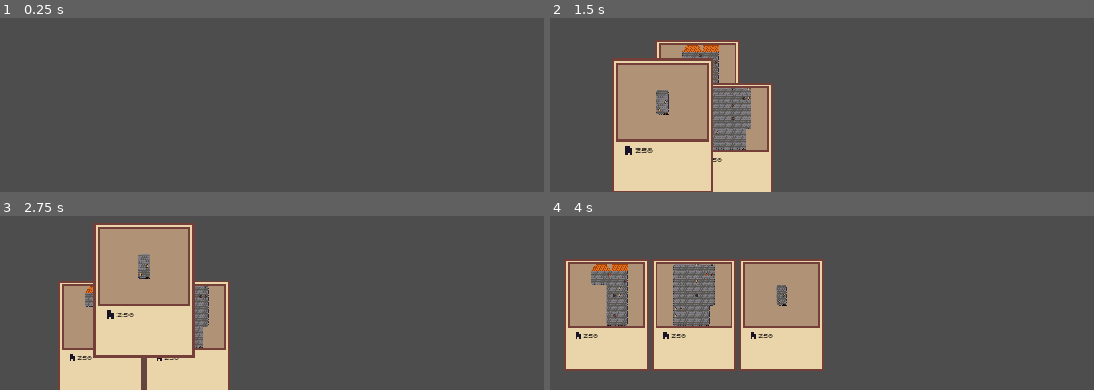
Above: before the commit, frames 1-4 (two rows, left to right).
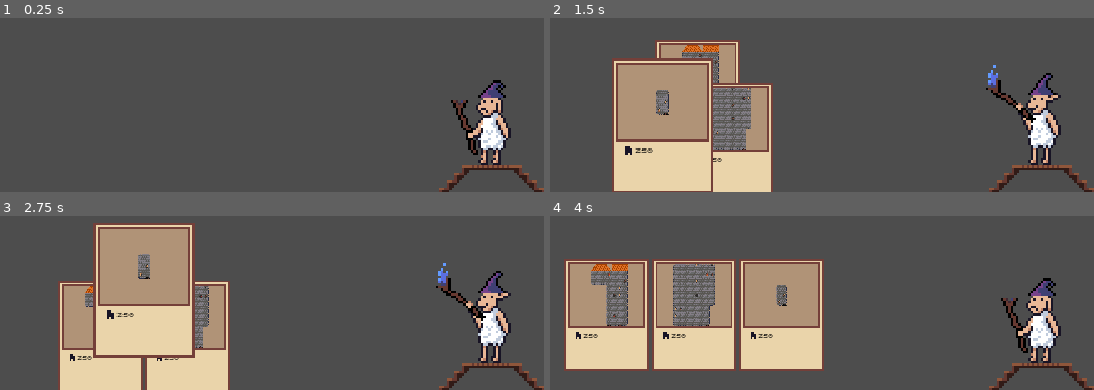
Above: after the commit, the same moments.

Repository: panorb/ludum-dare-54
Game: Godot game, scene res://game/cards/card_hand.tscn
Same seed, same stepped clock (60 frames per second), same inputs: the game is played once before the commit and once after it. This scene is started directly instead of the project's main scene.
Inputs (mouse positions are in pixels of both pictures, inside the frame that each line leads up to):
- Up to frame 1 (0.25 s): no input
- Up to frame 2 (1.5 s): tap Enter (close_letter) at 0.5 s; drag from (609, 122) to (outside the picture) at 0.52 s; drag from (647, 138) to (653, 56) at 1.27 s
- Up to frame 3 (2.75 s): move the mouse to (97, 336) at 2.02 s; tap Mouse wheel down (camera_wheel_down) at 2.1 s; click (97, 336) at 2.17 s
- Up to frame 4 (4 s): drag from (653, 254) to (outside the picture) at 2.77 s; move the mouse to (936, 231) at 3.52 s; hold Enter (close_letter) from 3.53 s (still down); click (936, 231) at 3.67 s

The runs differ from the first frame. In frame 1, 3.4% of the frame differs, in the area x 80-100%, y 35-100%; in frame 2, 3.5%, in the area x 80-100%, y 27-100%; in frame 3, 3.5%; in frame 4, 3.4%.

Commit message:
Added card wizard into corner

Diff:
--- a/godot/game/cards/card_hand.gd
+++ b/godot/game/cards/card_hand.gd
@@ -6,6 +6,8 @@
 @export_range(1, 6) var card_num : int = 3
 @export_range(5, 75) var card_spacing : int = 5
 @export_range(-150, 75) var y_offset : int = -120
+
+@onready var card_wizard = $CardWizard
 
 var hand_cards : Array[Card] = []
 var held_card : Card = null
@@ -71,14 +73,18 @@
 	if held_card:
 		held_card.deselect()
 		if held_card == card:
+			card_wizard.deactivate()
 			held_card = null
 			hand_cards.append(card)
 		else:
+			card.select()
+			card_wizard.activate()
 			hand_cards = hand_cards.filter(func(elem : Card): return elem.name != card.name)
 			hand_cards.append(held_card)
 			held_card = card
 	else:
 		card.select()
+		card_wizard.activate()
 		hand_cards = hand_cards.filter(func(elem : Card): return elem.name != card.name)
 		held_card = card
 
--- a/godot/game/cards/card_hand.tscn
+++ b/godot/game/cards/card_hand.tscn
@@ -1,6 +1,11 @@
-[gd_scene load_steps=2 format=3 uid="uid://nr04eptwcnd5"]
+[gd_scene load_steps=3 format=3 uid="uid://nr04eptwcnd5"]
 
 [ext_resource type="Script" path="res://game/cards/card_hand.gd" id="1_dttvm"]
+[ext_resource type="PackedScene" uid="uid://d3fdk1rhageac" path="res://game/cards/card_wizard.tscn" id="2_7nlfp"]
 
 [node name="CardHand" type="Node2D"]
 script = ExtResource("1_dttvm")
+
+[node name="CardWizard" parent="." instance=ExtResource("2_7nlfp")]
+position = Vector2(1167, 581)
+scale = Vector2(4, 4)
--- /dev/null
+++ b/godot/game/cards/card_wizard.gd
@@ -0,0 +1,12 @@
+extends Sprite2D
+
+@onready var animation_player: AnimationPlayer = $AnimationPlayer
+
+func _ready():
+	deactivate()
+
+func activate():
+	animation_player.play("active")
+
+func deactivate():
+	animation_player.play("inactive")
--- /dev/null
+++ b/godot/game/cards/card_wizard.tscn
@@ -0,0 +1,181 @@
+[gd_scene load_steps=7 format=3 uid="uid://d3fdk1rhageac"]
+
+[ext_resource type="Texture2D" uid="uid://c4qa0j2q16tsl" path="res://game/cards/card_wizard.png" id="1_bs2ym"]
+[ext_resource type="Script" path="res://game/cards/card_wizard.gd" id="2_epinh"]
+[ext_resource type="Texture2D" uid="uid://d2kkwimpiek7x" path="res://tower/tower.png" id="3_nyfrk"]
+
+[sub_resource type="Animation" id="Animation_70f8q"]
+length = 0.4
+loop_mode = 1
+tracks/0/type = "value"
+tracks/0/imported = false
+tracks/0/enabled = true
+tracks/0/path = NodePath(".:texture")
+tracks/0/interp = 1
+tracks/0/loop_wrap = false
+tracks/0/keys = {
+"times": PackedFloat32Array(0),
+"transitions": PackedFloat32Array(1),
+"update": 1,
+"values": [ExtResource("1_bs2ym")]
+}
+tracks/1/type = "value"
+tracks/1/imported = false
+tracks/1/enabled = true
+tracks/1/path = NodePath(".:hframes")
+tracks/1/interp = 1
+tracks/1/loop_wrap = false
+tracks/1/keys = {
+"times": PackedFloat32Array(0),
+"transitions": PackedFloat32Array(1),
+"update": 1,
+"values": [3]
+}
+tracks/2/type = "value"
+tracks/2/imported = false
+tracks/2/enabled = true
+tracks/2/path = NodePath(".:vframes")
+tracks/2/interp = 1
+tracks/2/loop_wrap = false
+tracks/2/keys = {
+"times": PackedFloat32Array(0),
+"transitions": PackedFloat32Array(1),
+"update": 1,
+"values": [2]
+}
+tracks/3/type = "value"
+tracks/3/imported = false
+tracks/3/enabled = true
+tracks/3/path = NodePath(".:visible")
+tracks/3/interp = 1
+tracks/3/loop_wrap = false
+tracks/3/keys = {
+"times": PackedFloat32Array(0),
+"transitions": PackedFloat32Array(1),
+"update": 1,
+"values": [true]
+}
+tracks/4/type = "value"
+tracks/4/imported = false
+tracks/4/enabled = true
+tracks/4/path = NodePath(".:frame")
+tracks/4/interp = 1
+tracks/4/loop_wrap = false
+tracks/4/keys = {
+"times": PackedFloat32Array(0, 0.1, 0.2, 0.3),
+"transitions": PackedFloat32Array(1, 1, 1, 1),
+"update": 1,
+"values": [1, 2, 3, 4]
+}
+
+[sub_resource type="Animation" id="Animation_y1nka"]
+length = 0.1
+loop_mode = 1
+tracks/0/type = "value"
+tracks/0/imported = false
+tracks/0/enabled = true
+tracks/0/path = NodePath(".:texture")
+tracks/0/interp = 1
+tracks/0/loop_wrap = false
+tracks/0/keys = {
+"times": PackedFloat32Array(0),
+"transitions": PackedFloat32Array(1),
+"update": 1,
+"values": [ExtResource("1_bs2ym")]
+}
+tracks/1/type = "value"
+tracks/1/imported = false
+tracks/1/enabled = true
+tracks/1/path = NodePath(".:hframes")
+tracks/1/interp = 1
+tracks/1/loop_wrap = false
+tracks/1/keys = {
+"times": PackedFloat32Array(0),
+"transitions": PackedFloat32Array(1),
+"update": 1,
+"values": [3]
+}
+tracks/2/type = "value"
+tracks/2/imported = false
+tracks/2/enabled = true
+tracks/2/path = NodePath(".:vframes")
+tracks/2/interp = 1
+tracks/2/loop_wrap = false
+tracks/2/keys = {
+"times": PackedFloat32Array(0),
+"transitions": PackedFloat32Array(1),
+"update": 1,
+"values": [2]
+}
+tracks/3/type = "value"
+tracks/3/imported = false
+tracks/3/enabled = true
+tracks/3/path = NodePath(".:visible")
+tracks/3/interp = 1
+tracks/3/loop_wrap = false
+tracks/3/keys = {
+"times": PackedFloat32Array(0),
+"transitions": PackedFloat32Array(1),
+"update": 1,
+"values": [true]
+}
+tracks/4/type = "value"
+tracks/4/imported = false
+tracks/4/enabled = true
+tracks/4/path = NodePath(".:frame")
+tracks/4/interp = 1
+tracks/4/loop_wrap = false
+tracks/4/keys = {
+"times": PackedFloat32Array(0),
+"transitions": PackedFloat32Array(1),
+"update": 1,
+"values": [0]
+}
+
+[sub_resource type="AnimationLibrary" id="AnimationLibrary_mmx8j"]
+_data = {
+"active": SubResource("Animation_70f8q"),
+"inactive": SubResource("Animation_y1nka")
+}
+
+[node name="CardWizard" type="Sprite2D"]
+texture_filter = 1
+scale = Vector2(3, 3)
+texture = ExtResource("1_bs2ym")
+hframes = 3
+vframes = 2
+script = ExtResource("2_epinh")
+metadata/_aseprite_wizard_config_ = {
+"keep_anim_length": false,
+"layer": "",
+"o_ex_p": "",
+"o_folder": "",
+"o_name": "",
+"only_visible": false,
+"op_exp": false,
+"player": "AnimationPlayer",
+"source": "res://game/cards/card_wizard.ase"
+}
+
+[node name="AnimationPlayer" type="AnimationPlayer" parent="."]
+libraries = {
+"": SubResource("AnimationLibrary_mmx8j")
+}
+
+[node name="Tower" type="Sprite2D" parent="."]
+position = Vector2(7.33333, 32)
+texture = ExtResource("3_nyfrk")
+region_enabled = true
+region_rect = Rect2(80, 16, 16, 16)
+
+[node name="Tower2" type="Sprite2D" parent="."]
+position = Vector2(23.3333, 32)
+texture = ExtResource("3_nyfrk")
+region_enabled = true
+region_rect = Rect2(64, 16, 16, 16)
+
+[node name="Tower3" type="Sprite2D" parent="."]
+position = Vector2(-8.66667, 32)
+texture = ExtResource("3_nyfrk")
+region_enabled = true
+region_rect = Rect2(48, 16, 16, 16)
Binary file added: godot/game/cards/card_wizard.ase
Binary file added: godot/game/cards/card_wizard.png
Not shown, added: godot/game/cards/card_wizard.png.import
